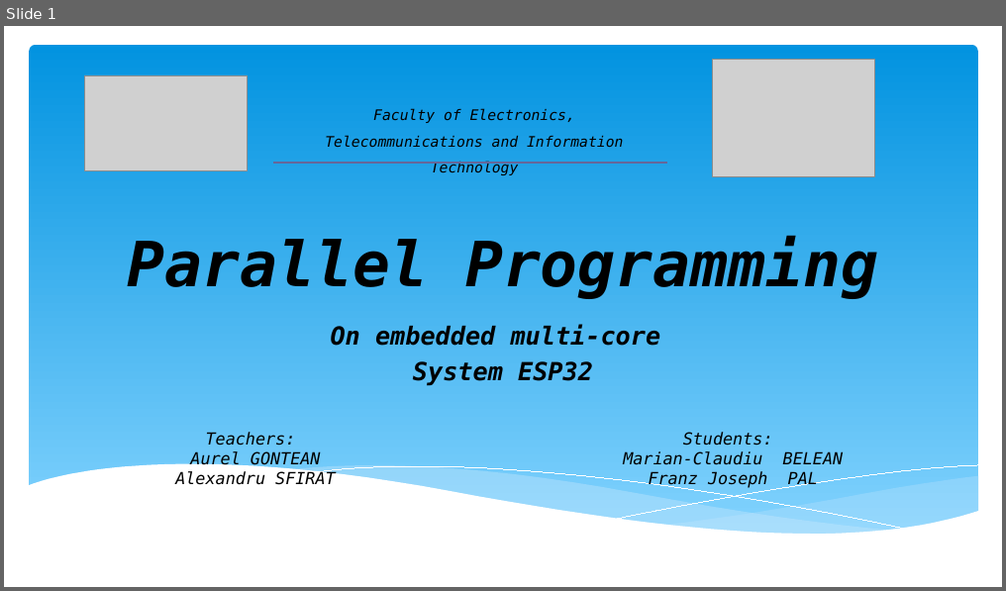
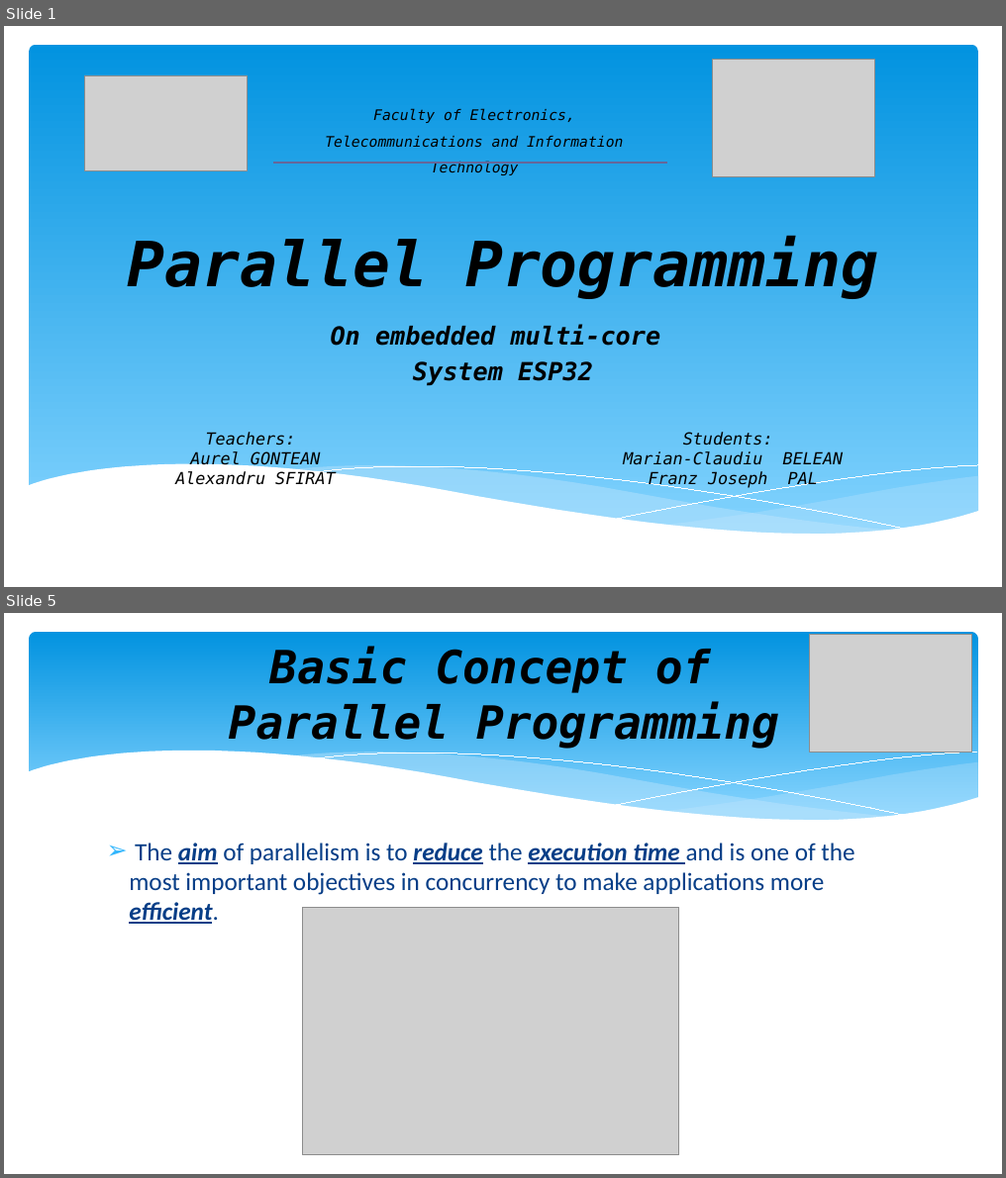
Before and after one commit to josephpal/esp32-ParallelProgramming, a slide deck: presentation/2019-11-05 - Presentation TMP Project.pptx. Shown one above the other, each under a label of ours: slide 1 before the commit, slides 1 and 5 after it; the slides between them are not shown. The pictures are 1006x591 and 1006x1178 pixels, drawn with LibreOffice and Linux fonts; fonts in the diff are those of the drawing; grey boxes stand for pictures. Boxes give left, top, right and bottom in pixels: in the first picture for what was removed or moved away, otherwise in the second. Text is boxed around its words. In the diff, an @@ line names an element or a change of style, - is before the commit and + after.

```diff
--- a/presentation/2019-11-05 - Presentation TMP Project.pptx
+++ b/presentation/2019-11-05 - Presentation TMP Project.pptx
@@ slide 5 added at (4,613,1002,1174), background #FFFFFF @@
@@ rounded rectangle added at (29,632,978,834), fill gradient #0293E0 to #83D3FE @@
@@ picture added at (810,635,972,753) @@
@@ title added at (229,647,779,749), 44 pt, text #000000, bold, italic @@
+Basic Concept of
+Parallel Programming
@@ group added at (27,751,979,860): 5 freeform shapes @@
@@ text added at (129,843,854,924), 24 pt, text #073E87 @@
+➢ The aim of parallelism is to reduce the execution time and is one of the most important objectives in concurrency to make applications more efficient.
@@ picture added at (303,907,679,1156) @@
```
Also in this commit, not shown: 3 slides changed, 4 other slides added, 4 slides removed, 2 other files.
